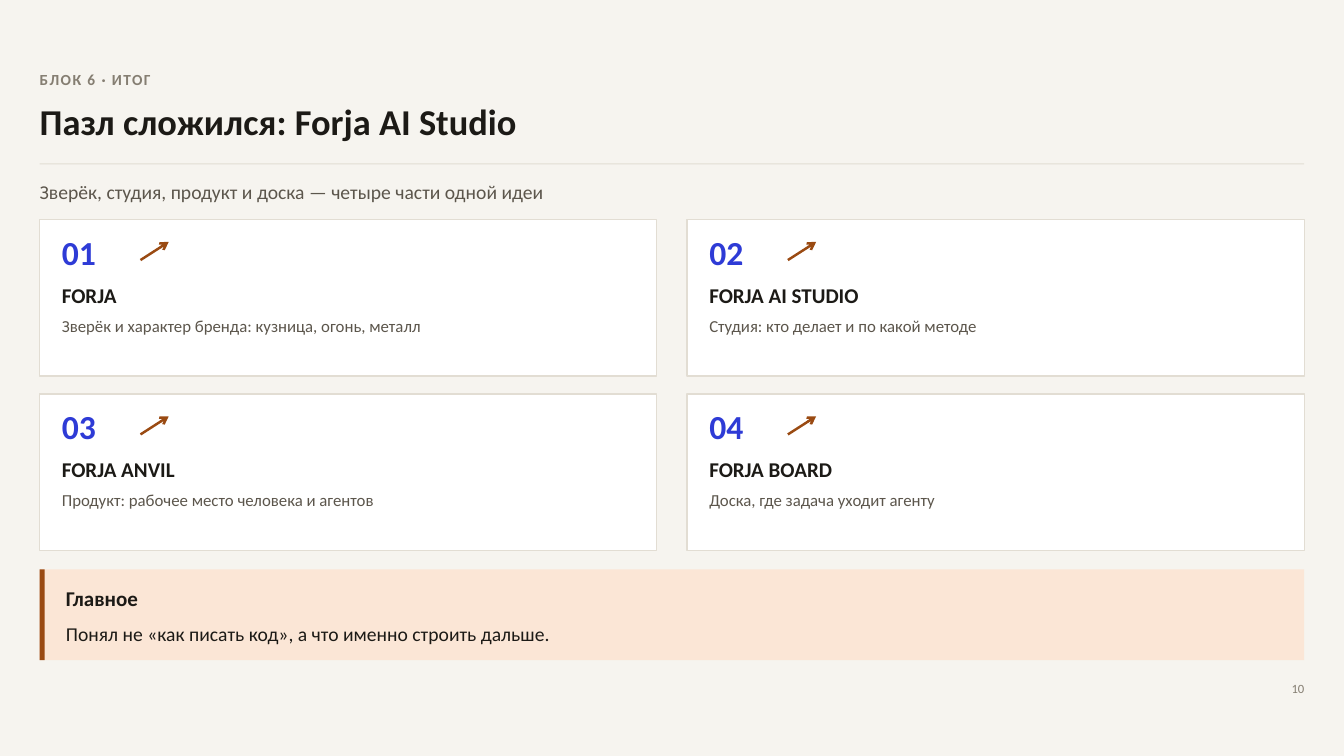
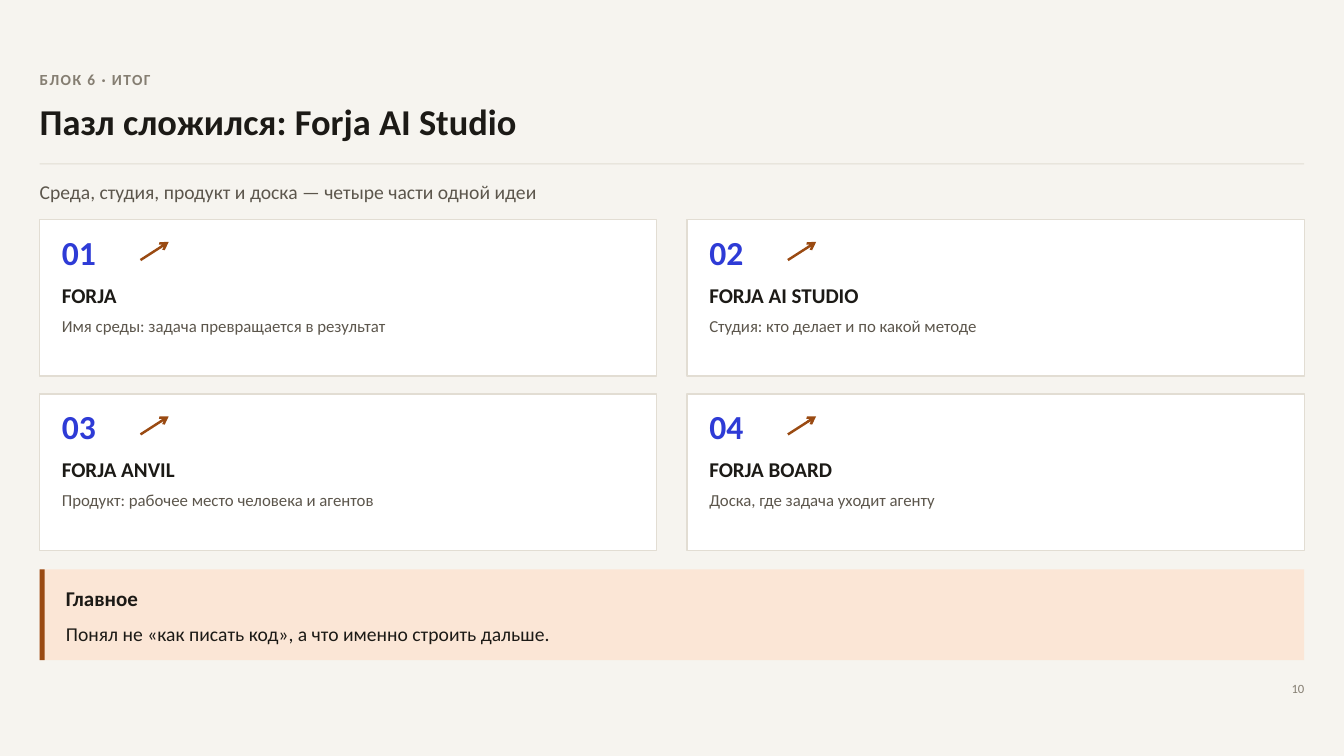
Before and after one commit to khsergey-afk/forja-zerocoder, a slide deck: slide 10 of docs/2026-11-01_forja-выпускной_доклад.pptx. Drawn at 1344x756 pixels with LibreOffice and Linux fonts; fonts in the diff are those of the drawing. Boxes give left, top, right and bottom in pixels: in the first picture for what was removed or moved away, otherwise in the second. Text is boxed around its words. In the diff, an @@ line names an element or a change of style, - is before the commit and + after.

```diff
--- a/docs/2026-11-01_forja-выпускной_доклад.pptx
+++ b/docs/2026-11-01_forja-выпускной_доклад.pptx
@@ text at [40, 186, 537, 202]: text changed @@
-Зверёк, студия, продукт и доска — четыре части одной идеи
+Среда, студия, продукт и доска — четыре части одной идеи
@@ text at [62, 321, 385, 335]: text changed @@
-Зверёк и характер бренда: кузница, огонь, металл
+Имя среды: задача превращается в результат
```
Also in this commit, not shown: 7 other slides changed, 1 slide added, 1 slide removed, 10 other files.
